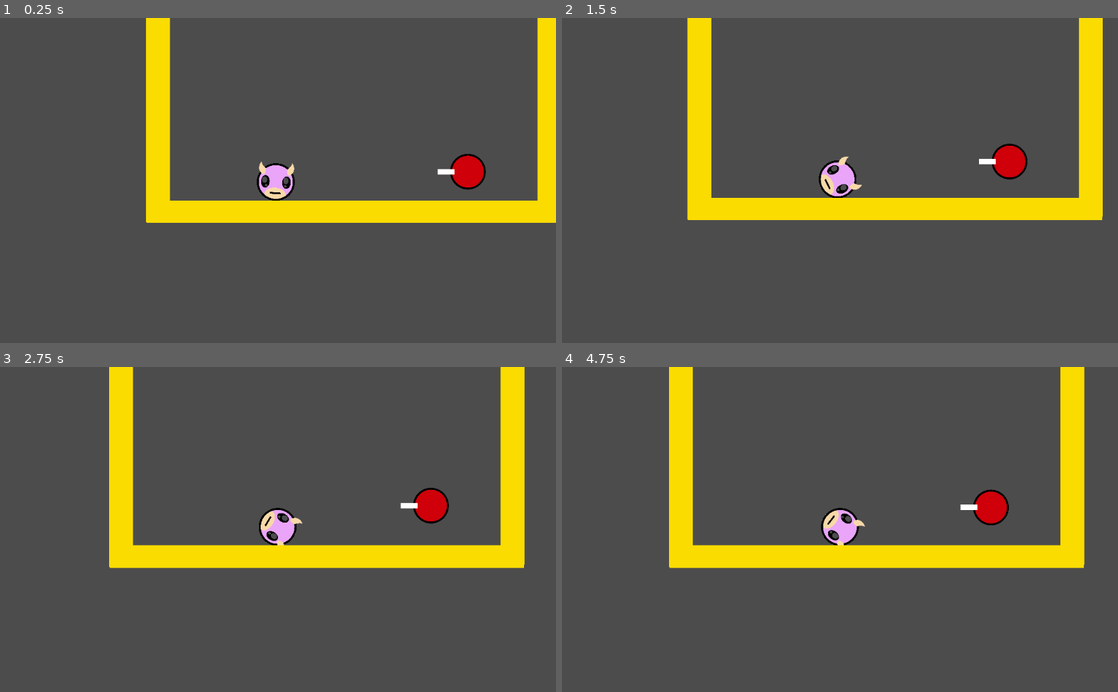
Above: before the commit, frames 1-4 (two rows, left to right).
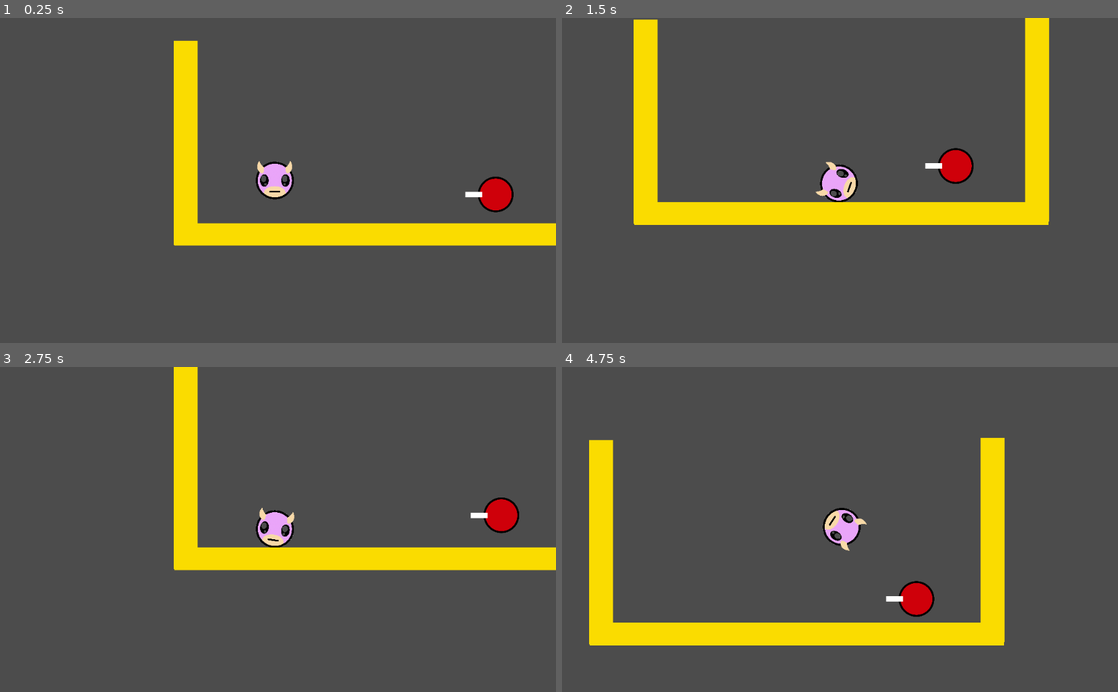
Above: after the commit, the same moments.

Repository: nratliff2078/DinoPinkTruck
Game: Godot game, scene res://scenes/world_root.tscn
The game is run twice, just before and just after one commit, with the same random seed, the same clock (stepped at 60 frames per second) and the same inputs.
Inputs:
- Up to frame 1 (0.25 s): no input
- Up to frame 2 (1.5 s): hold Right (right) 0.53-1.28 s; hold Left (left) from 1.28 s (still down)
- Up to frame 3 (2.75 s): release Left (left) at 2.03 s; hold Right (right) from 2.03 s (still down)
- Up to frame 4 (4.75 s): release Right (right) at 2.78 s; hold Up (up) 2.78-3.53 s; hold Left (left) from 3.53 s (still down)

The runs differ from the first frame. In frame 1, 17% of the frame differs, in the area x 26-100%, y 0-71%; in frame 2, 15%; in frame 3, 11%; in frame 4, 21%, in the area x 4-94%, y 0-86%.

Commit message:
Player movement
Player can now be controlled using arrow keys.

Diff:
--- a/DinkPinkTruck/project.godot
+++ b/DinkPinkTruck/project.godot
@@ -23,6 +23,7 @@
 right={
 "deadzone": 0.5,
 "events": [ Object(InputEventKey,"resource_local_to_scene":false,"resource_name":"","device":0,"alt":false,"shift":false,"control":false,"meta":false,"command":false,"pressed":false,"scancode":0,"physical_scancode":16777233,"unicode":0,"echo":false,"script":null)
+, Object(InputEventKey,"resource_local_to_scene":false,"resource_name":"","device":0,"alt":false,"shift":false,"control":false,"meta":false,"command":false,"pressed":false,"scancode":16777233,"physical_scancode":0,"unicode":0,"echo":false,"script":null)
  ]
 }
 left={
--- a/DinkPinkTruck/scenes/player.tscn
+++ b/DinkPinkTruck/scenes/player.tscn
@@ -1,6 +1,7 @@
-[gd_scene load_steps=4 format=2]
+[gd_scene load_steps=5 format=2]
 
 [ext_resource path="res://sprites/cow_main.png" type="Texture" id=1]
+[ext_resource path="res://scripts/player.gd" type="Script" id=2]
 
 [sub_resource type="PhysicsMaterial" id=2]
 
@@ -10,8 +11,8 @@
 [node name="player" type="RigidBody2D"]
 mass = 10.6
 physics_material_override = SubResource( 2 )
-gravity_scale = 14.59
-linear_damp = 5.0
+gravity_scale = 23.65
+script = ExtResource( 2 )
 
 [node name="Sprite" type="Sprite" parent="."]
 position = Vector2( -3, 0.500004 )
--- a/DinkPinkTruck/scenes/world_root.tscn
+++ b/DinkPinkTruck/scenes/world_root.tscn
@@ -1,8 +1,9 @@
-[gd_scene load_steps=7 format=2]
+[gd_scene load_steps=8 format=2]
 
 [ext_resource path="res://scenes/player.tscn" type="PackedScene" id=1]
 [ext_resource path="res://images/block.png" type="Texture" id=2]
 [ext_resource path="res://scenes/Enemy.tscn" type="PackedScene" id=3]
+[ext_resource path="res://scripts/player.gd" type="Script" id=4]
 
 [sub_resource type="PhysicsMaterial" id=3]
 bounce = 1.0
@@ -16,10 +17,13 @@
 [node name="world_root" type="Node2D"]
 
 [node name="player" parent="." instance=ExtResource( 1 )]
-position = Vector2( 242, 513 )
+position = Vector2( 191, 413 )
 mass = 1.0
+linear_damp = 2.706
+script = ExtResource( 4 )
 
 [node name="Camera2D" type="Camera2D" parent="player"]
+position = Vector2( 2, 3 )
 current = true
 
 [node name="Enemy" parent="." instance=ExtResource( 3 )]
--- a/DinkPinkTruck/scripts/player.gd
+++ b/DinkPinkTruck/scripts/player.gd
@@ -1,12 +1,27 @@
 extends RigidBody2D
 
+export var move_speed = 1000
+export var jump_speed = 2500
 
-# Declare member variables here.
-export var move_speed = 100
+var torque_speed = 8000 # This must be an extremely large number
 
-func _ready():
-	pass
-
+# apply_impulse(Vector2(move_speed, 0), Vector2(5000,0))
+   # This will give the effect similar to a pool stick hitting a pool ball
 
 func _process(delta):
-	pass
+		# Vector2(x,y)
+
+		#apply_central_impulse creates the "push" affect
+		#apply_torque_impulse makes the body rotate
+
+	if Input.is_action_just_released("right"):
+		apply_central_impulse(Vector2(move_speed, 0))
+		apply_torque_impulse(torque_speed)
+
+	if Input.is_action_just_released("left"):
+		apply_central_impulse(Vector2(-move_speed, 0))
+		apply_torque_impulse(-torque_speed)
+
+	if Input.is_action_just_released("up"):
+		# must be -jump_speed to account for inverted y
+		apply_central_impulse(Vector2(0, -jump_speed))
